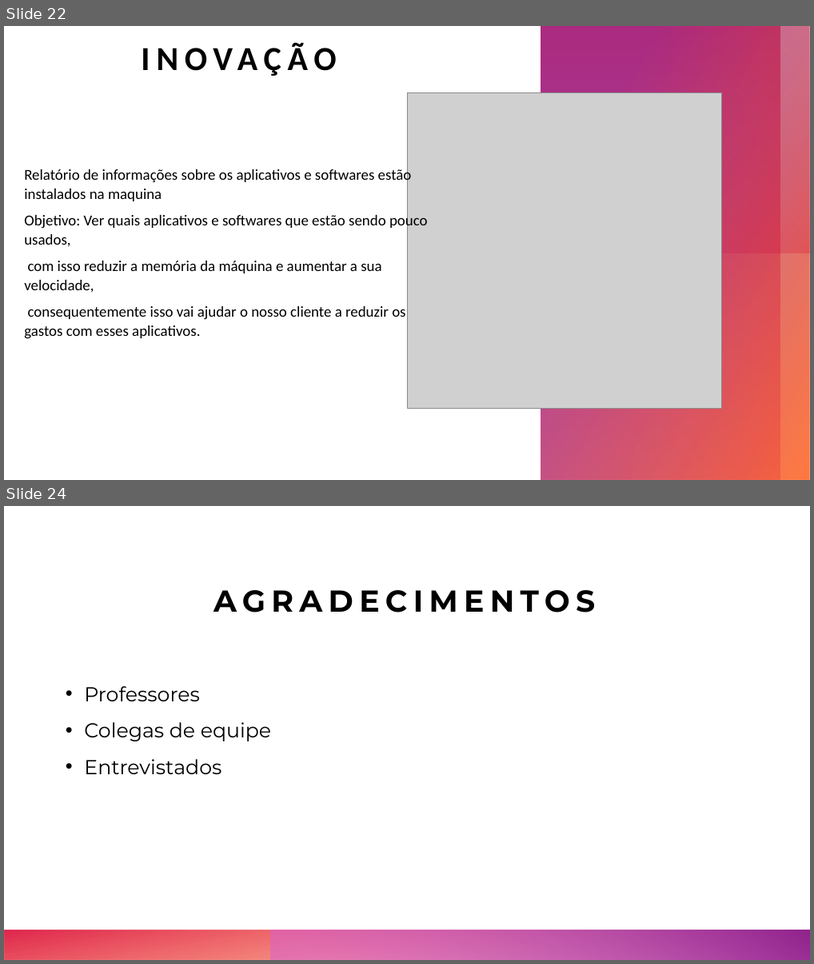
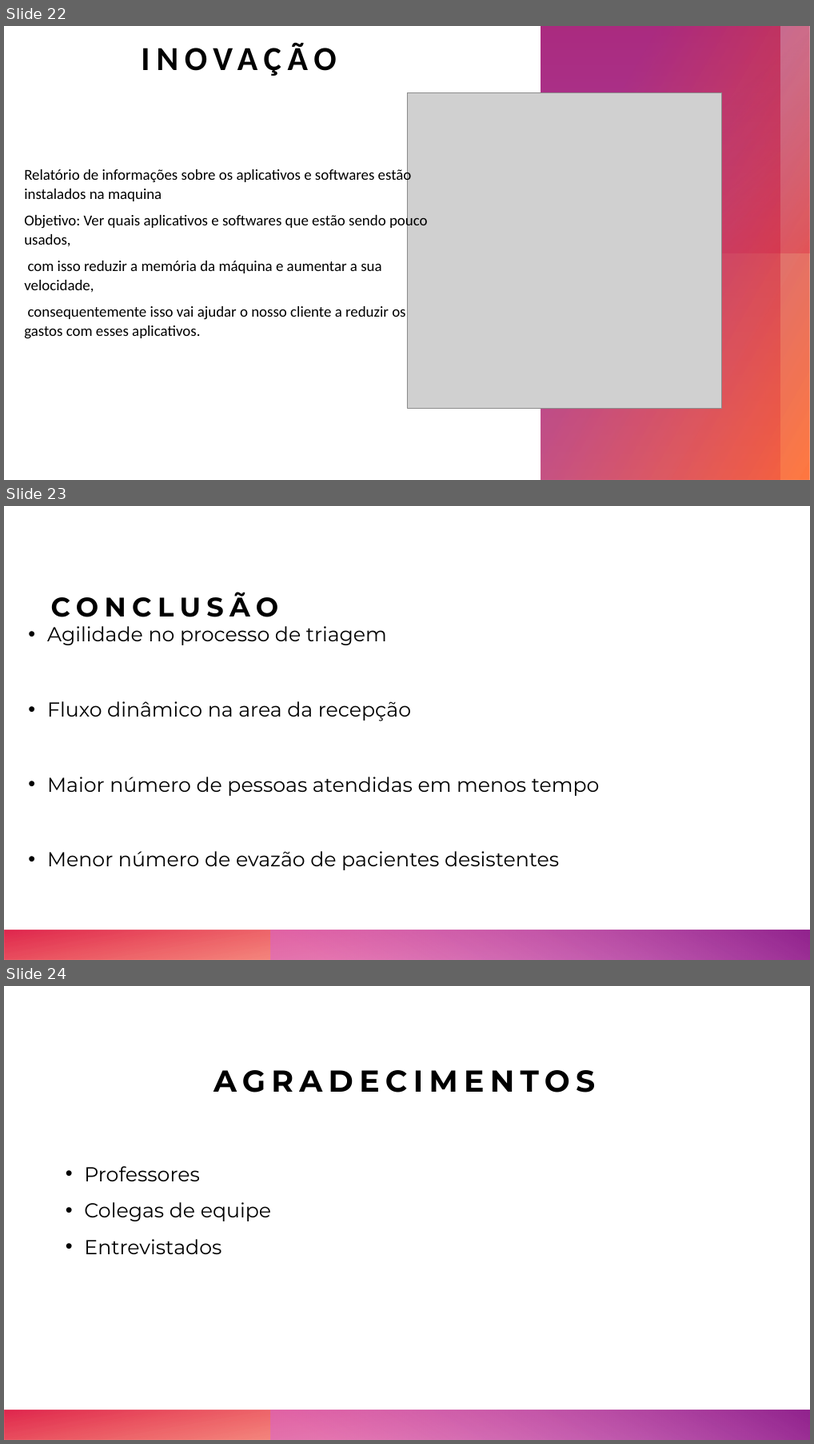
Before and after one commit to Grupo-9-SPTECH/Documentos-grupo9, a slide deck: Sprint2/ppt/powerp2.pptx. Shown one above the other, each under a label of ours: slides 22 and 24 before the commit, slides 22, 23 and 24 after it; the slides between them are not shown. The pictures are 814x964 and 814x1444 pixels, drawn with LibreOffice and Linux fonts; fonts in the diff are those of the drawing; grey boxes stand for pictures. Boxes give left, top, right and bottom in pixels: in the first picture for what was removed or moved away, otherwise in the second. Text is boxed around its words. In the diff, an @@ line names an element or a change of style, - is before the commit and + after.

```diff
--- a/Sprint2/ppt/powerp2.pptx
+++ b/Sprint2/ppt/powerp2.pptx
@@ slide 23 added at <box>4,506,810,960</box>, background #FFFFFF; not listed: 2 template elements that a slide beside it also shows @@
@@ title added at <box>51,592,308,617</box>, 32 pt, text #000000, bold @@
+CONCLUSÃOO
@@ text added at <box>47,626,600,870</box>, 24 pt, text #000000 @@
+• Agilidade no processo de triagem
+• Fluxo dinâmico na area da recepção
+• Maior número de pessoas atendidas em menos tempo
+• Menor número de evazão de pacientes desistentes
```
Also in this commit, not shown: 1 slide removed, 1 other file.
